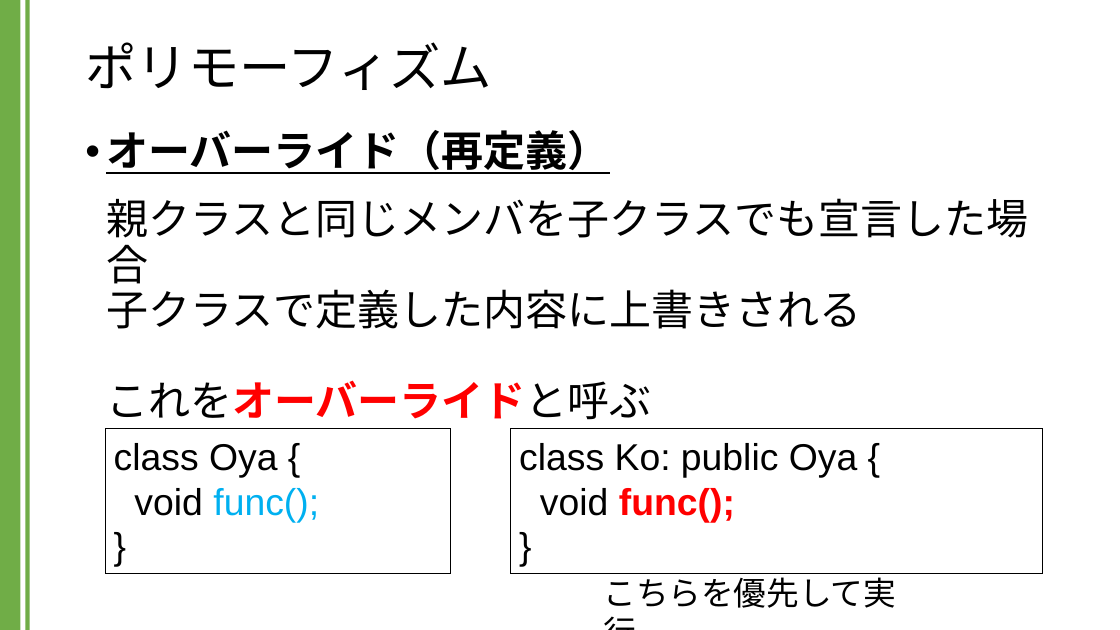
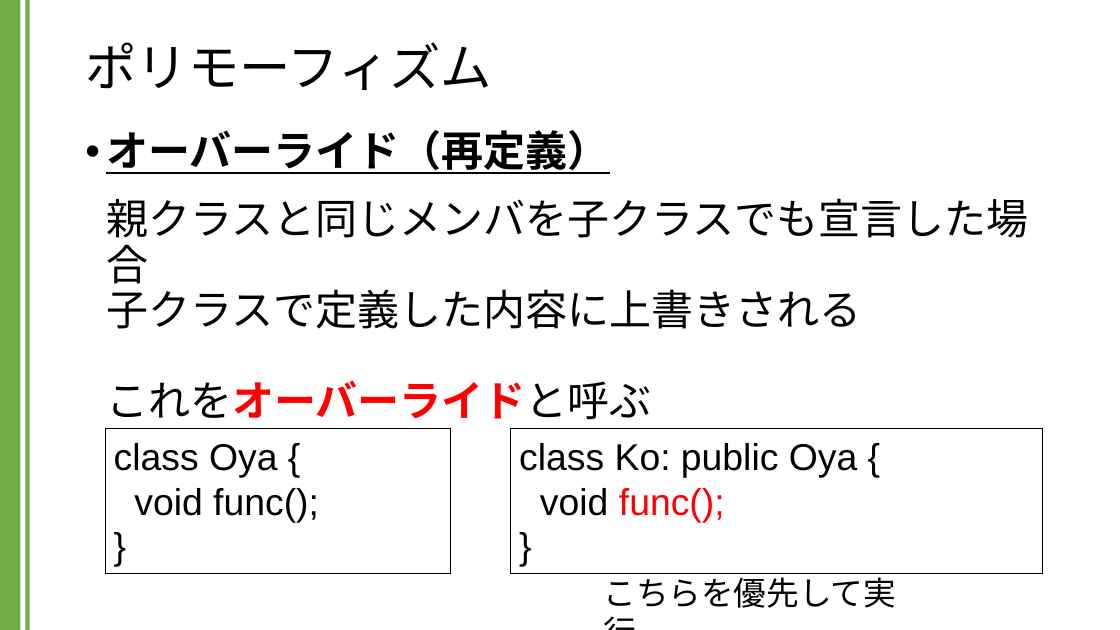
Before and after one commit to kic-murata/cpp2024, a slide deck: slide 31 of 授業資料/講義資料：継承とポリモーフィズム.pptx. Drawn at 1120x630 pixels with LibreOffice and Linux fonts; fonts in the diff are those of the drawing. Boxes give left, top, right and bottom in pixels: in the first picture for what was removed or moved away, otherwise in the second. Text is boxed around its words. In the diff, an @@ line names an element or a change of style, - is before the commit and + after.

```diff
--- a/授業資料/講義資料：継承とポリモーフィズム.pptx
+++ b/授業資料/講義資料：継承とポリモーフィズム.pptx
@@ text in rectangle at [134,488,319,522]: text colour #00B0F0 to #000000 in "func();" @@
@@ text in rectangle at [540,488,725,522]: bold off in "func();" @@
```
Also in this commit, not shown: 1 other slide changed, 4 slides added.
